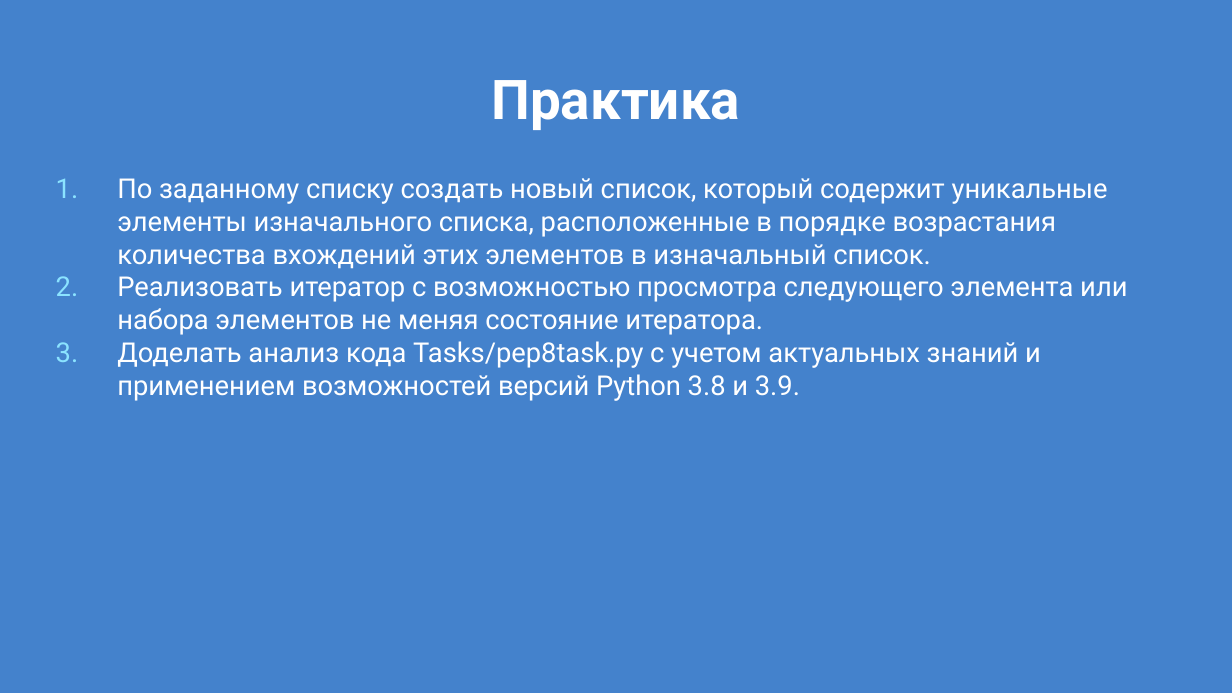
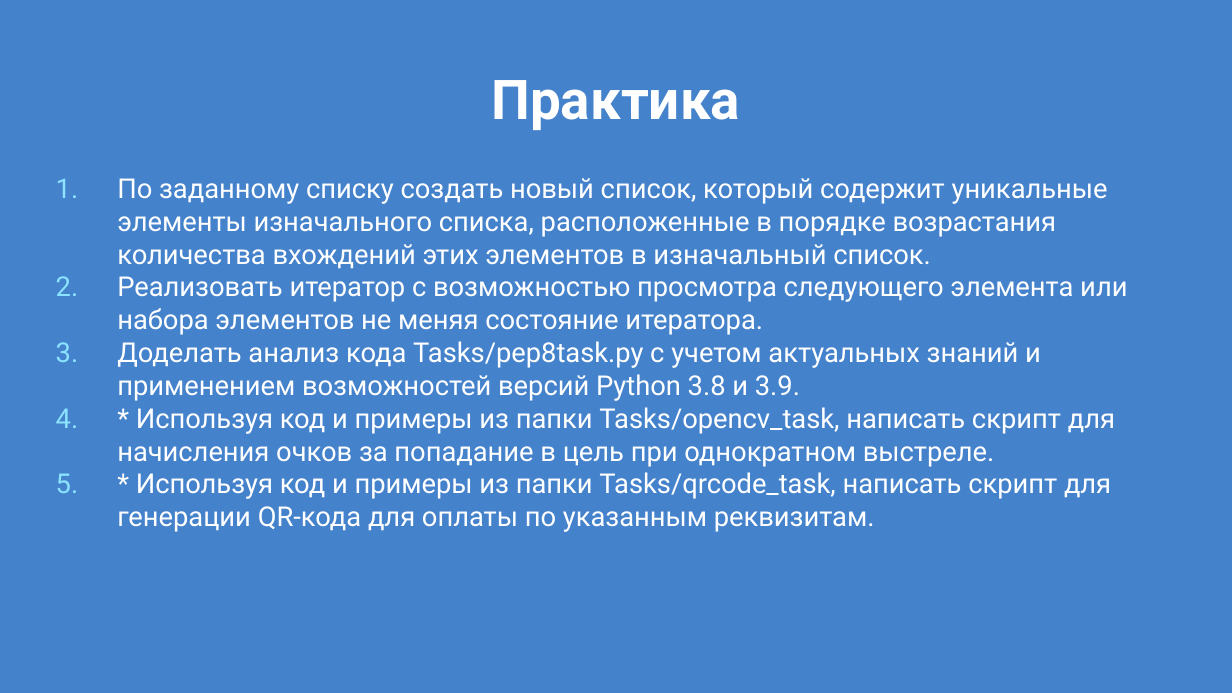
Before and after one commit to IlyaOrlov/PythonCourseKupno, a slide deck: slide 25 of Lectures/py_lec_8.pptx (slide 15 before the commit). Drawn at 1232x693 pixels with LibreOffice and Linux fonts; fonts in the diff are those of the drawing. Boxes give left, top, right and bottom in pixels: in the first picture for what was removed or moved away, otherwise in the second. Text is boxed around its words. In the diff, an @@ line names an element or a change of style, - is before the commit and + after.

Commit message:
Tasks

```diff
--- a/Lectures/py_lec_8.pptx
+++ b/Lectures/py_lec_8.pptx
@@ text at [117,407,1115,532]: paragraphs added @@
+4. * Используя код и примеры из папки Tasks/opencv_task, написать скрипт для начисления очков за попадание в цель при однократном выстреле.
+5. * Используя код и примеры из папки Tasks/qrcode_task, написать скрипт для генерации QR-кода для оплаты по указанным реквизитам.
```
Also in this commit, not shown: 1 other slide changed, 10 slides added, 2 other files.
